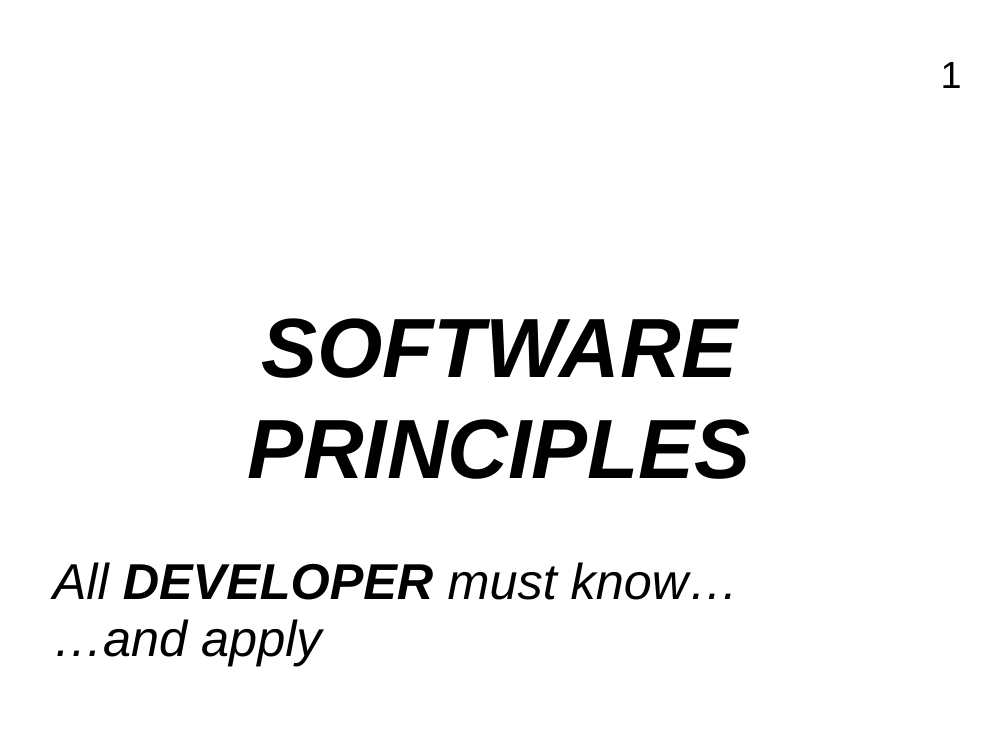
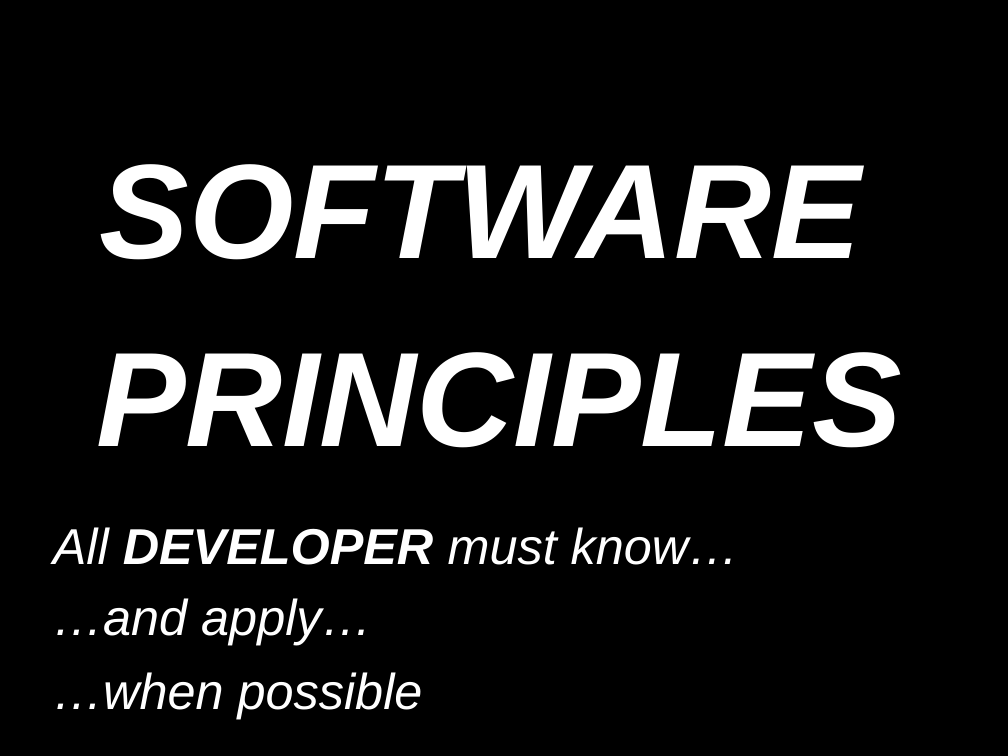
Before and after one commit to FrancoMelandri/SOLID, a slide deck: slide 1 of docs/solid.pptx. Drawn at 1008x756 pixels with LibreOffice and Linux fonts; fonts in the diff are those of the drawing. Boxes give left, top, right and bottom in pixels: in the first picture for what was removed or moved away, otherwise in the second. Text is boxed around its words. In the diff, an @@ line names an element or a change of style, - is before the commit and + after.

```diff
--- a/docs/solid.pptx
+++ b/docs/solid.pptx
@@ background #FFFFFF to #000000 @@
@@ page number removed at bbox=[941, 62, 962, 88] @@
-1
@@ text at bbox=[96, 164, 902, 448]: text changed; size 60 to 96 pt; text colour #000000 to #FFFFFF @@
-SOFTWARE PRINCIPLES
+SOFTWARE
+PRINCIPLES
@@ text "All DEVELOPER must know…": place and size @@
-text "All DEVELOPER must know…" at bbox=[53, 562, 739, 600]
+text "All DEVELOPER must know…" at bbox=[53, 527, 739, 565]
@@ text "All DEVELOPER must know…" at bbox=[53, 527, 739, 565]: text colour #000000 to #FFFFFF @@
@@ text at bbox=[53, 598, 372, 645]: text changed; text colour #000000 to #FFFFFF @@
-…and apply
+…and apply…
@@ text added at bbox=[53, 672, 423, 719], 36 pt, text #FFFFFF, italic @@
+…when possible
```
Also in this commit, not shown: 52 other slides changed.
